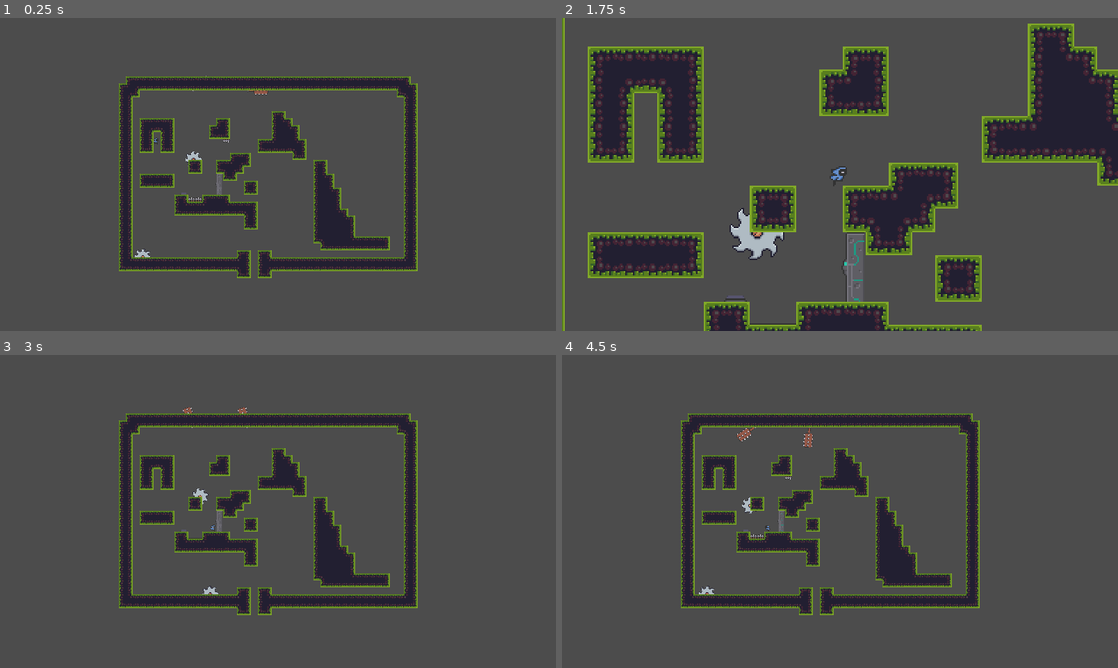
Above: before the commit, frames 1-4 (two rows, left to right).
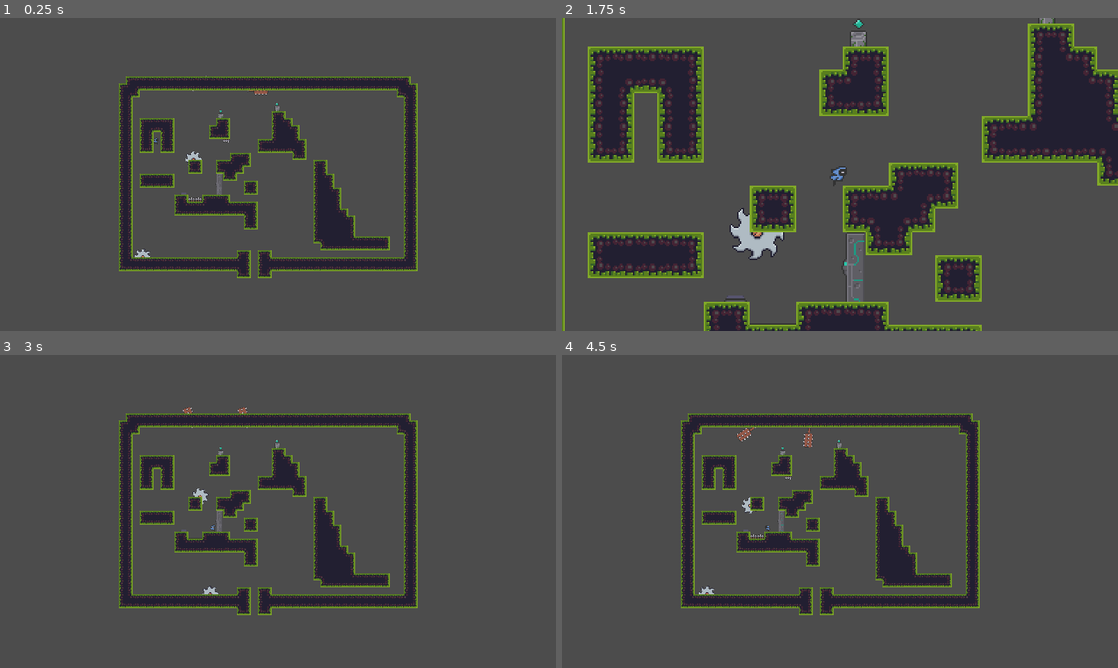
Above: after the commit, the same moments.

Repository: TheNoobBOBXD/2DPlatformer2022
Game: Godot game, scene res://Scenes/World.tscn
Same seed, same stepped clock (60 frames per second), same inputs: the game is played once before the commit and once after it. The project has no main scene, so this scene is started directly.
Inputs:
- Up to frame 1 (0.25 s): no input
- Up to frame 2 (1.75 s): tap Enter at 0.5, 0.6, 1.35 s; hold D (right) from 0.53 s (still down); tap Space (jump) at 0.77, 1.52 s
- Up to frame 3 (3 s): release D (right) at 2.03 s; hold A (left) 2.03-2.78 s; tap Enter at 2.1, 2.85 s; hold D (right) from 2.78 s (still down)
- Up to frame 4 (4.5 s): tap Space (jump) at 3.02, 3.77 s; tap Enter at 3.6, 4.35 s; release D (right) at 4.28 s; hold A (left) from 4.28 s (still down)

The runs differ from the first frame. In frame 1, less than 0.1% of the frame differs, in the area x 39-51%, y 27-32%; in frame 2, 0.2%, in the area x 51-89%, y 0-10%; in frame 3, less than 0.1%; in frame 4, less than 0.1%.

Commit message:
Add Checkpoint
up to project settings and creating scrips

Diff:
--- /dev/null
+++ b/Scenes/SavePoint.tscn
@@ -0,0 +1,144 @@
+[gd_scene load_steps=7 format=2]
+
+[ext_resource path="res://Sprites/save_point_saving_anim_strip_3.png" type="Texture" id=1]
+[ext_resource path="res://Sprites/save_point_anim_strip_9.png" type="Texture" id=2]
+
+[sub_resource type="RectangleShape2D" id=1]
+extents = Vector2( 6, 7.5 )
+
+[sub_resource type="Animation" id=2]
+length = 0.001
+tracks/0/type = "value"
+tracks/0/path = NodePath("../Sprite:texture")
+tracks/0/interp = 1
+tracks/0/loop_wrap = true
+tracks/0/imported = false
+tracks/0/enabled = true
+tracks/0/keys = {
+"times": PoolRealArray( 0 ),
+"transitions": PoolRealArray( 1 ),
+"update": 0,
+"values": [ ExtResource( 2 ) ]
+}
+tracks/1/type = "value"
+tracks/1/path = NodePath("../Sprite:hframes")
+tracks/1/interp = 1
+tracks/1/loop_wrap = true
+tracks/1/imported = false
+tracks/1/enabled = true
+tracks/1/keys = {
+"times": PoolRealArray( 0 ),
+"transitions": PoolRealArray( 1 ),
+"update": 0,
+"values": [ 9 ]
+}
+tracks/2/type = "value"
+tracks/2/path = NodePath("../Sprite:frame")
+tracks/2/interp = 1
+tracks/2/loop_wrap = true
+tracks/2/imported = false
+tracks/2/enabled = true
+tracks/2/keys = {
+"times": PoolRealArray( 0 ),
+"transitions": PoolRealArray( 1 ),
+"update": 0,
+"values": [ 0 ]
+}
+
+[sub_resource type="Animation" id=3]
+resource_name = "checkpoint"
+length = 0.9
+loop = true
+tracks/0/type = "value"
+tracks/0/path = NodePath("../Sprite:texture")
+tracks/0/interp = 1
+tracks/0/loop_wrap = true
+tracks/0/imported = false
+tracks/0/enabled = true
+tracks/0/keys = {
+"times": PoolRealArray( 0 ),
+"transitions": PoolRealArray( 1 ),
+"update": 1,
+"values": [ ExtResource( 2 ) ]
+}
+tracks/1/type = "value"
+tracks/1/path = NodePath("../Sprite:hframes")
+tracks/1/interp = 1
+tracks/1/loop_wrap = true
+tracks/1/imported = false
+tracks/1/enabled = true
+tracks/1/keys = {
+"times": PoolRealArray( 0 ),
+"transitions": PoolRealArray( 1 ),
+"update": 1,
+"values": [ 9 ]
+}
+tracks/2/type = "value"
+tracks/2/path = NodePath("../Sprite:frame")
+tracks/2/interp = 1
+tracks/2/loop_wrap = true
+tracks/2/imported = false
+tracks/2/enabled = true
+tracks/2/keys = {
+"times": PoolRealArray( 0, 0.1, 0.2, 0.3, 0.4, 0.5, 0.6, 0.7, 0.8 ),
+"transitions": PoolRealArray( 1, 1, 1, 1, 1, 1, 1, 1, 1 ),
+"update": 1,
+"values": [ 0, 1, 2, 3, 4, 5, 6, 7, 8 ]
+}
+
+[sub_resource type="Animation" id=4]
+resource_name = "saved"
+length = 0.3
+loop = true
+tracks/0/type = "value"
+tracks/0/path = NodePath("../Sprite:texture")
+tracks/0/interp = 1
+tracks/0/loop_wrap = true
+tracks/0/imported = false
+tracks/0/enabled = true
+tracks/0/keys = {
+"times": PoolRealArray( 0 ),
+"transitions": PoolRealArray( 1 ),
+"update": 1,
+"values": [ ExtResource( 1 ) ]
+}
+tracks/1/type = "value"
+tracks/1/path = NodePath("../Sprite:hframes")
+tracks/1/interp = 1
+tracks/1/loop_wrap = true
+tracks/1/imported = false
+tracks/1/enabled = true
+tracks/1/keys = {
+"times": PoolRealArray( 0 ),
+"transitions": PoolRealArray( 1 ),
+"update": 1,
+"values": [ 3 ]
+}
+tracks/2/type = "value"
+tracks/2/path = NodePath("../Sprite:frame")
+tracks/2/interp = 1
+tracks/2/loop_wrap = true
+tracks/2/imported = false
+tracks/2/enabled = true
+tracks/2/keys = {
+"times": PoolRealArray( 0, 0.1, 0.2 ),
+"transitions": PoolRealArray( 1, 1, 1 ),
+"update": 1,
+"values": [ 0, 1, 2 ]
+}
+
+[node name="SavePoint" type="Area2D"]
+
+[node name="CollisionShape2D" type="CollisionShape2D" parent="."]
+position = Vector2( 0, 2.5 )
+shape = SubResource( 1 )
+
+[node name="AnimationPlayer" type="AnimationPlayer" parent="."]
+root_node = NodePath("../CollisionShape2D")
+anims/RESET = SubResource( 2 )
+anims/checkpoint = SubResource( 3 )
+anims/saved = SubResource( 4 )
+
+[node name="Sprite" type="Sprite" parent="."]
+texture = ExtResource( 2 )
+hframes = 9
--- a/Scenes/World.tscn
+++ b/Scenes/World.tscn
@@ -10,6 +10,7 @@
 [ext_resource path="res://Scenes/SpinningBlade.tscn" type="PackedScene" id=8]
 [ext_resource path="res://Scenes/SpinningBlade.gd" type="Script" id=9]
 [ext_resource path="res://Sprites/On (38x38).png" type="Texture" id=10]
+[ext_resource path="res://Scenes/SavePoint.tscn" type="PackedScene" id=11]
 
 [sub_resource type="Animation" id=1]
 length = 0.001
@@ -313,7 +314,13 @@
 tile_set = SubResource( 20 )
 cell_size = Vector2( 16, 16 )
 format = 1
-tile_data = PoolIntArray( -655361, 0, 0, -720896, 0, 131076, …(2854 unchanged characters)… 032, 0, 65538, -2, 0, 65541, -1, 0, 65539, -65535, 0, 131072, -65534, 0, 131074,  …(5112 unchanged characters)…
+tile_data = PoolIntArray( -655361, 0, 0, -720896, 0, 131076, …(2854 unchanged characters)… 032, 0, 65538, -2, 0, 65541, -1, 0, 65538, -65535, 0, 131072, -65534, 0, 131074,  …(5112 unchanged characters)…
+
+[node name="SavePoint" parent="." instance=ExtResource( 11 )]
+position = Vector2( -132, -140 )
+
+[node name="SavePoint" parent="SavePoint" instance=ExtResource( 11 )]
+position = Vector2( 130, -16 )
 
 [editable path="DoorAndButton"]
 [editable path="SpinningBlade"]
Not shown: 1 places in Scenes/World.tscn that only renumber resources
Renamed: Sprites/FolderofDownloads/platform_metroidvania asset pack v1.01/miscellaneous sprites/save_point_anim_strip_9.png -> Sprites/save_point_anim_strip_9.png
Not shown, changed: Sprites/save_point_anim_strip_9.png.import
Renamed: Sprites/FolderofDownloads/platform_metroidvania asset pack v1.01/miscellaneous sprites/save_point_saving_anim_strip_3.png -> Sprites/save_point_saving_anim_strip_3.png
Not shown, changed: Sprites/save_point_saving_anim_strip_3.png.import
